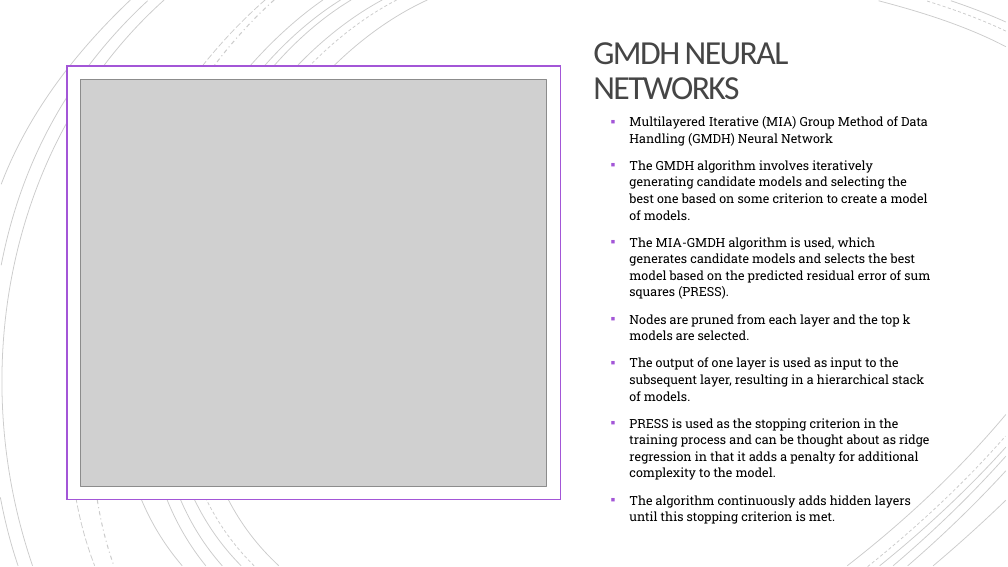
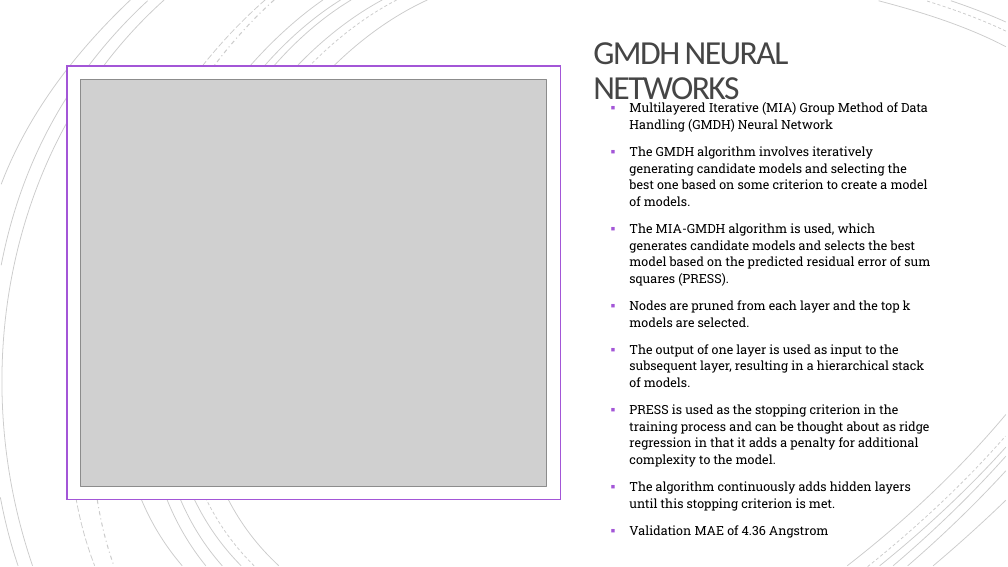
Before and after one commit to evandomingos/CASP-Protein-Prediction, a slide deck: slide 17 of Domingos Protein Prediction Presentation.pptx. Drawn at 1008x567 pixels with LibreOffice and Linux fonts; fonts in the diff are those of the drawing; grey boxes stand for pictures. Boxes give left, top, right and bottom in pixels: in the first picture for what was removed or moved away, otherwise in the second. Text is boxed around its words. In the diff, an @@ line names an element or a change of style, - is before the commit and + after.

```diff
--- a/Domingos Protein Prediction Presentation.pptx
+++ b/Domingos Protein Prediction Presentation.pptx
@@ text at <box>629,525,829,538</box>: paragraph added @@
+▪ Validation MAE of 4.36 Angstrom
```
Also in this commit, not shown: 2 other slides changed.
